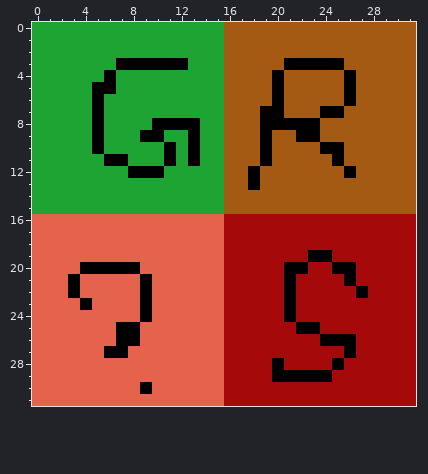
One commit to this pixel-art sprite: Assets/MasterAssets/SampleTiles/TestingTexture.png. The picture above is the old version.
The file is 32x32 pixels.
After the commit:
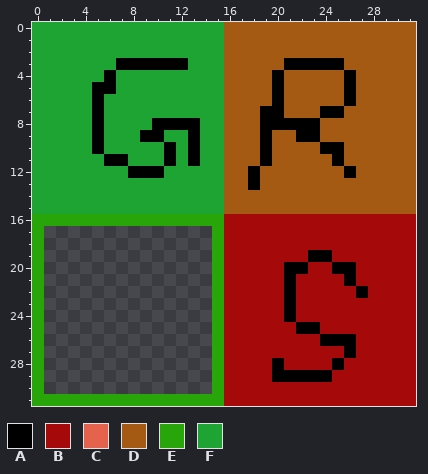
Palette (. is transparent): A #000000  B #a50909  C #e5634d  D #a55a14  E #28a509  F #1da432
What changed:
Changed rows in their new state; - is an unchanged pixel.
first column x 0:
16 EEEEEEEEEEEEEEEE
17 E..............E
18 E..............E
19 E..............E
20 E..............E
21 E..............E
22 E..............E
23 E..............E
24 E..............E
25 E..............E
26 E..............E
27 E..............E
28 E..............E
29 E..............E
30 E..............E
31 EEEEEEEEEEEEEEEE
